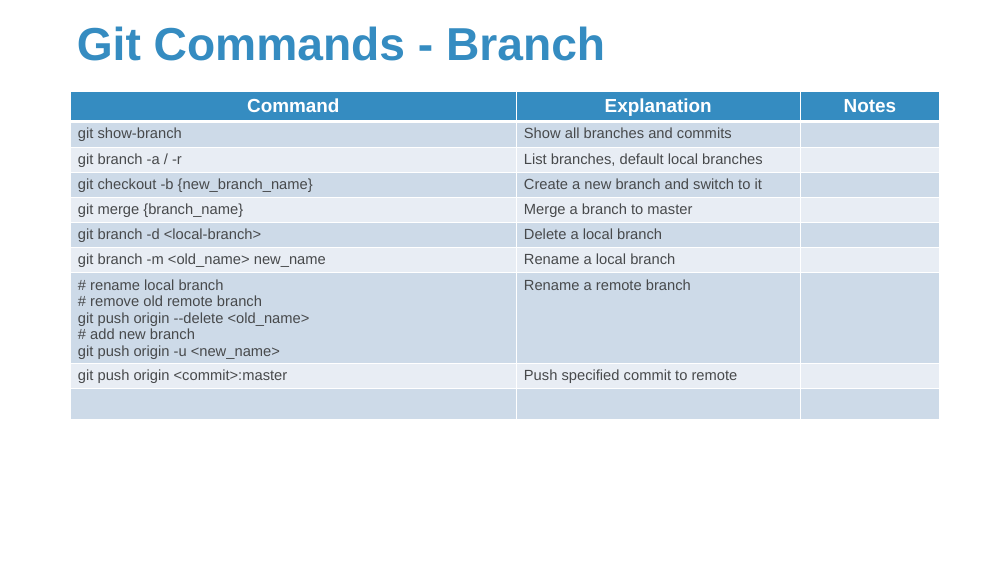
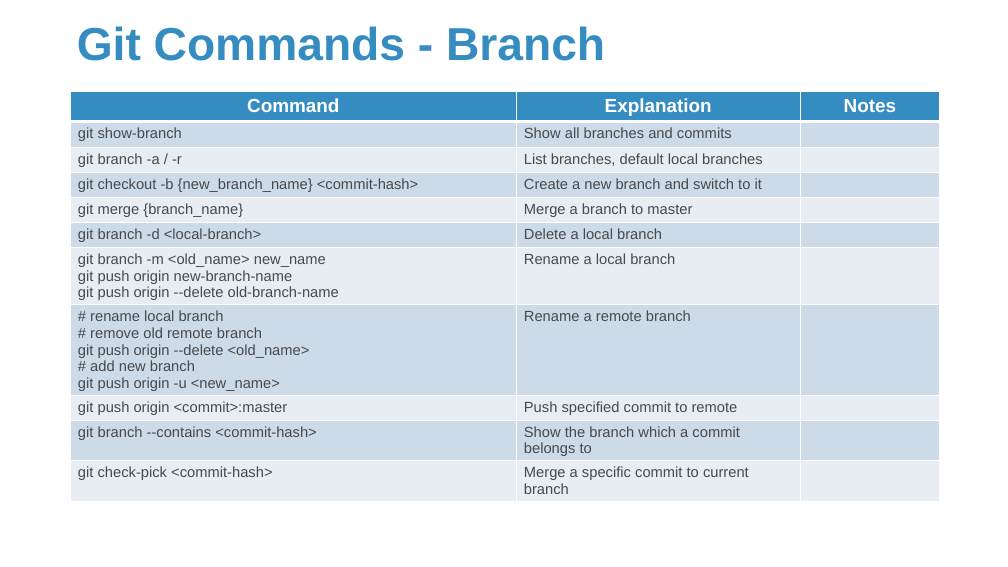
Before and after one commit to Sparks-Lu/TechNotes, a slide deck: slide 49 of Linux/Linux_Notes.pptx (slide 19 before the commit). Drawn at 1008x567 pixels with LibreOffice and Linux fonts; fonts in the diff are those of the drawing; background and template pictures are left out. Boxes give left, top, right and bottom in pixels: in the first picture for what was removed or moved away, otherwise in the second. Text is boxed around its words. In the diff, an @@ line names an element or a change of style, - is before the commit and + after.

```diff
--- a/Linux/Linux_Notes.pptx
+++ b/Linux/Linux_Notes.pptx
@@ table at (x1=70, y1=91, x2=940, y2=540) @@
-row 4, column 1: git checkout -b {new_branch_name}
+row 4, column 1: git checkout -b {new_branch_name} <commit-hash>
-row 7, column 1: git branch -m <old_name> new_name
+row 7, column 1: git branch -m <old_name> new_name / git push origin new-branch-name / git push origin --delete old-branch-name
-row 10:  |  | 
+row 10: git branch --contains <commit-hash> | Show the branch which a commit belongs to | 
+row 11: git check-pick <commit-hash> | Merge a specific commit to current branch | 
```
Also in this commit, not shown: 19 other slides changed, 19 slides added, 41 other files.
